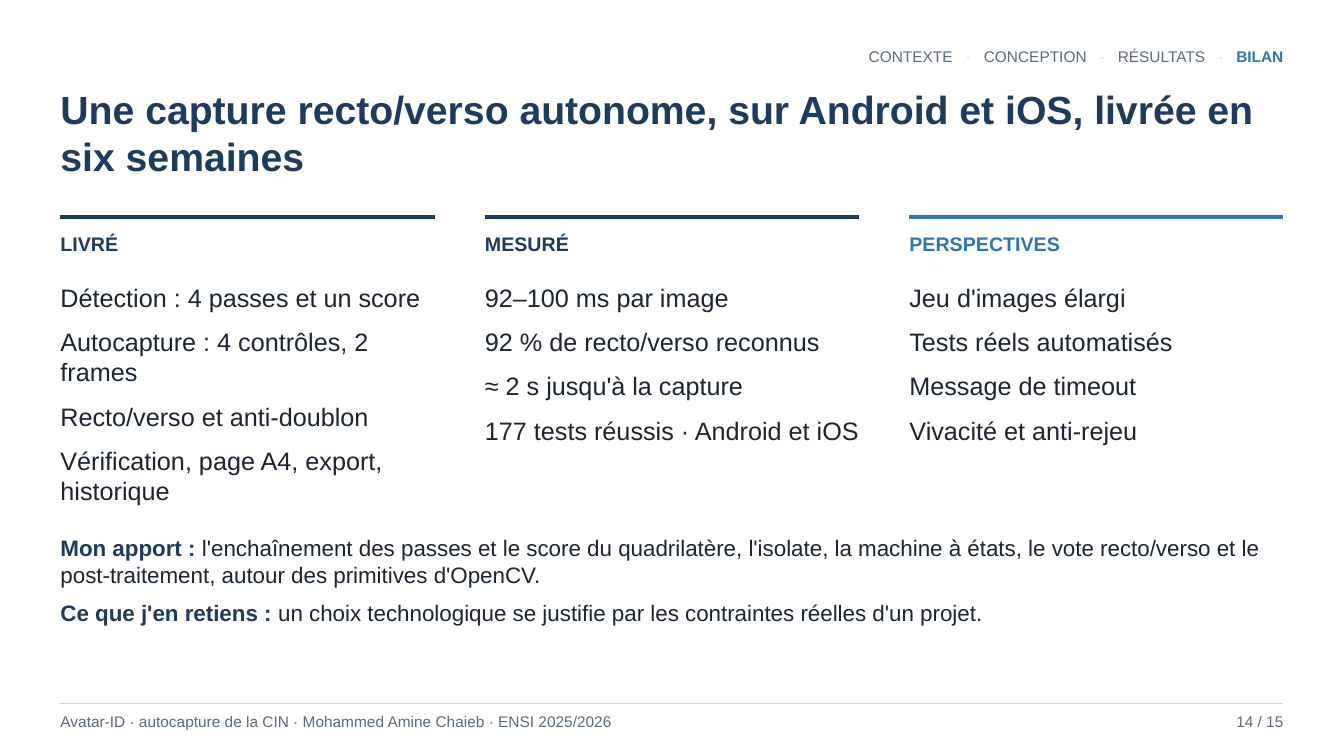
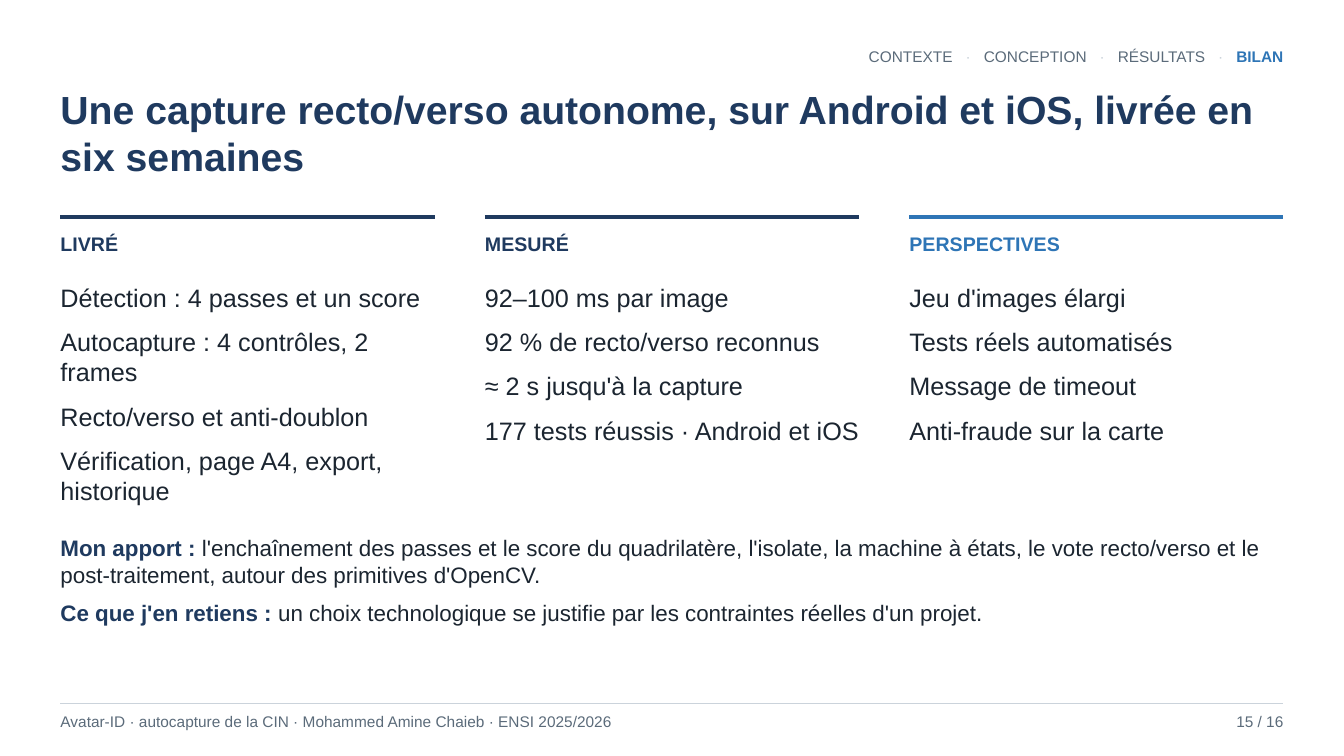
Before and after one commit to mohammedaminechaieb/detection_cin, a slide deck: slide 15 of Soutenance_Stage_ENSI_Final.pptx (slide 14 before the commit). Drawn at 1344x756 pixels with LibreOffice and Linux fonts; fonts in the diff are those of the drawing. Boxes give left, top, right and bottom in pixels: in the first picture for what was removed or moved away, otherwise in the second. Text is boxed around its words. In the diff, an @@ line names an element or a change of style, - is before the commit and + after.

```diff
--- a/Soutenance_Stage_ENSI_Final.pptx
+++ b/Soutenance_Stage_ENSI_Final.pptx
@@ text at <box>909,421,1164,441</box>: text changed @@
-Vivacité et anti-rejeu
+Anti-fraude sur la carte
@@ text at <box>1236,716,1283,727</box>: text changed @@
-14 / 15
+15 / 16
```
Also in this commit, not shown: 14 other slides changed, 1 slide added, 3 other files.
